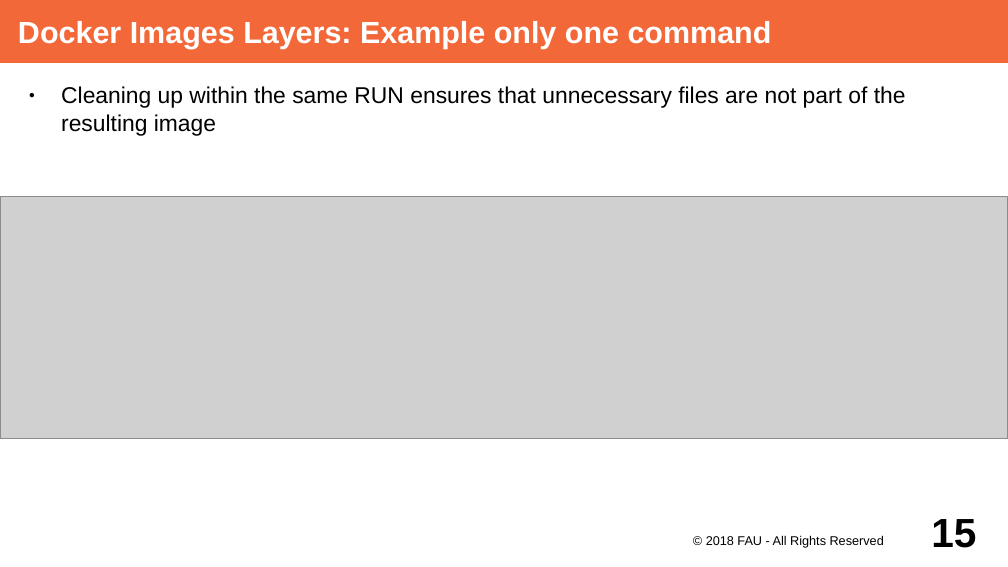
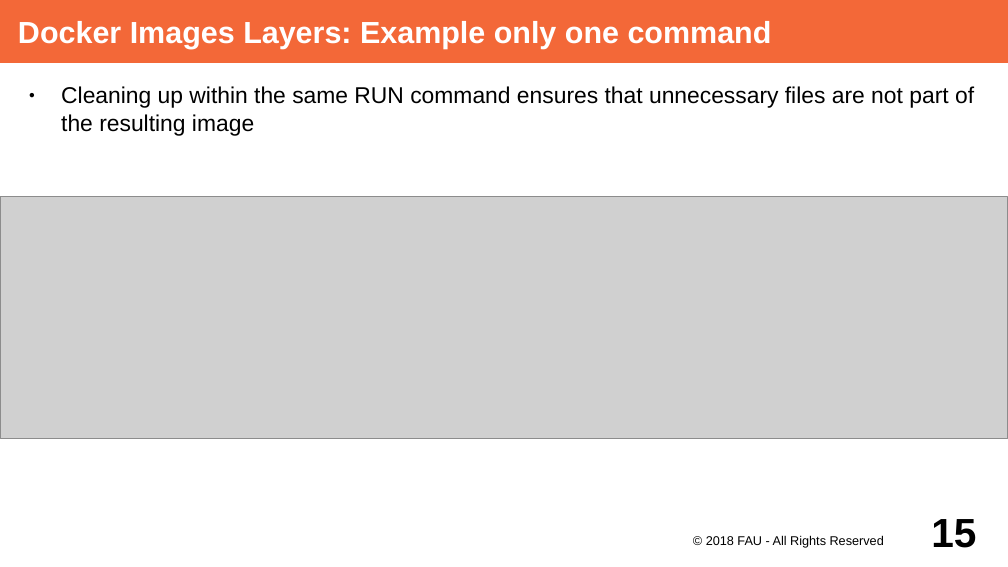
Before and after one commit to dirkriehle/adap-course, a slide deck: slide 15 of Lecture Slides/ADAP Z01 - Containerization.odp. Drawn at 1008x567 pixels with LibreOffice and Linux fonts; fonts in the diff are those of the drawing; grey boxes stand for pictures. Boxes give left, top, right and bottom in pixels: in the first picture for what was removed or moved away, otherwise in the second. Text is boxed around its words. In the diff, an @@ line names an element or a change of style, - is before the commit and + after.

Commit message:
Add containerization slides about Docker on different OS

```diff
--- a/Lecture Slides/ADAP Z01 - Containerization.odp
+++ b/Lecture Slides/ADAP Z01 - Containerization.odp
@@ text at [61, 86, 974, 136]: text changed @@
-● Cleaning up within the same RUN ensures that unnecessary files are not part of the resulting image
+● Cleaning up within the same RUN command ensures that unnecessary files are not part of the resulting image
```
Also in this commit, not shown: 1 other slide changed.
